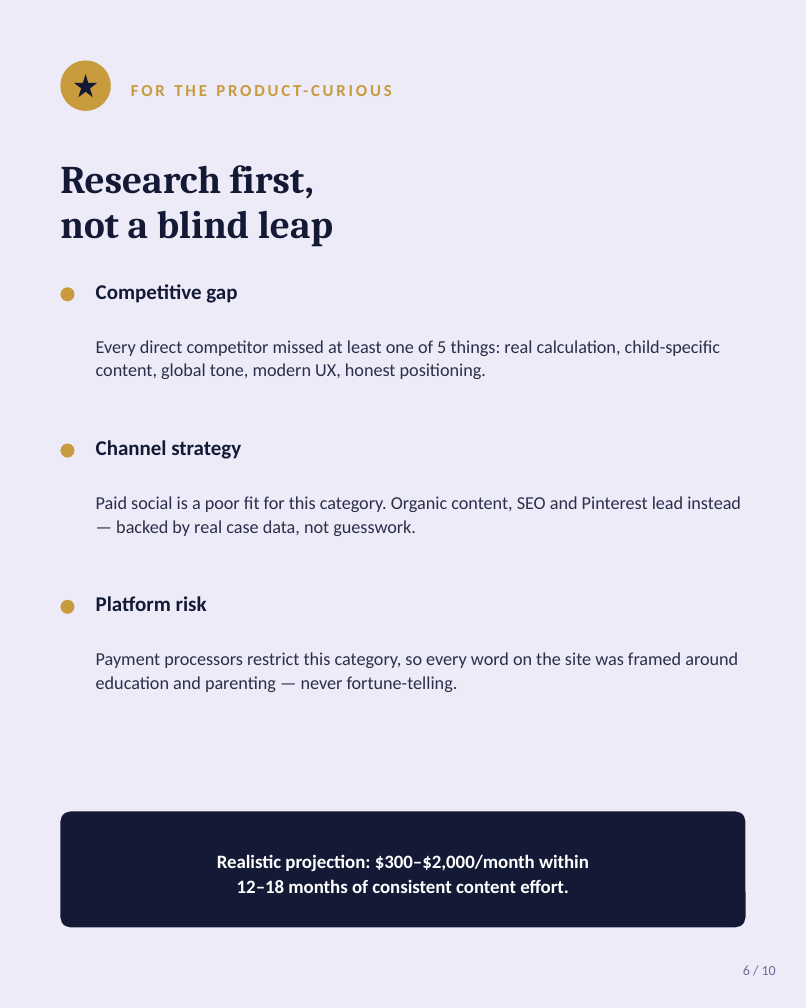
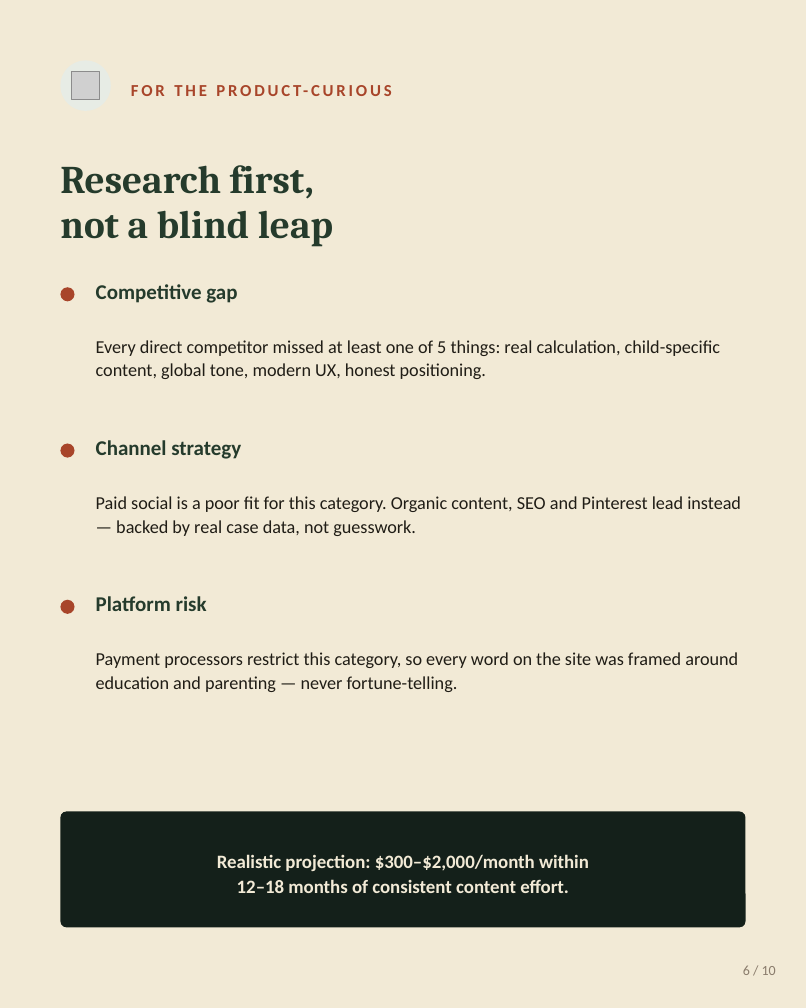
Before and after one commit to vedicastro-alt/AstroEducation, a slide deck: slide 6 of linkedin-carousel.pptx. Drawn at 806x1008 pixels with LibreOffice and Linux fonts; fonts in the diff are those of the drawing; grey boxes stand for pictures. Boxes give left, top, right and bottom in pixels: in the first picture for what was removed or moved away, otherwise in the second. Text is boxed around its words. In the diff, an @@ line names an element or a change of style, - is before the commit and + after.

```diff
--- a/linkedin-carousel.pptx
+++ b/linkedin-carousel.pptx
@@ background #EDEBF8 to #F2EAD6 @@
@@ ellipse at (60,60,111,111): fill #C89B3C to #E7ECE5 @@
@@ picture added at (72,72,100,100) @@
@@ star removed at (74,74,97,97) @@
@@ text "FOR THE PRODUCT-CURIOUS" at (131,73,675,108): text colour #C89B3C to #A8452A @@
@@ fill #C89B3C to #A8452A in 3 elements at (60,287,75,301), (60,443,75,457), (60,599,75,614) @@
@@ text colour #141A35 to #253B2C in 4 elements at (60,165,333,247), (96,284,237,303), (96,440,241,459), (96,596,207,611) @@
@@ text colour #2B2F4A to #201D16 in 3 elements at (96,340,720,379), (96,496,741,536), (96,652,738,692) @@
@@ rounded rectangle at (60,811,746,927): fill #141A35 to #14201A; proportions changed @@
@@ text "Realistic projection: $300–$2,000/month within" at (217,854,589,893): text colour #FFFFFF to #F2EAD6 @@
@@ text "6 / 10" at (743,965,776,975): text colour #6B7099 to #8A7C6C @@
```
Also in this commit, not shown: 9 other slides changed, 1 other file.
